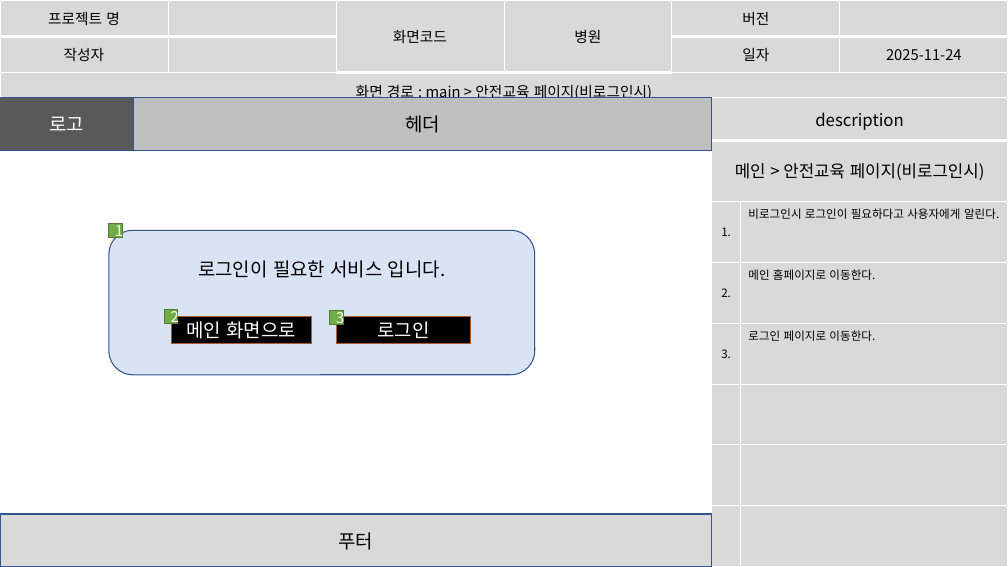
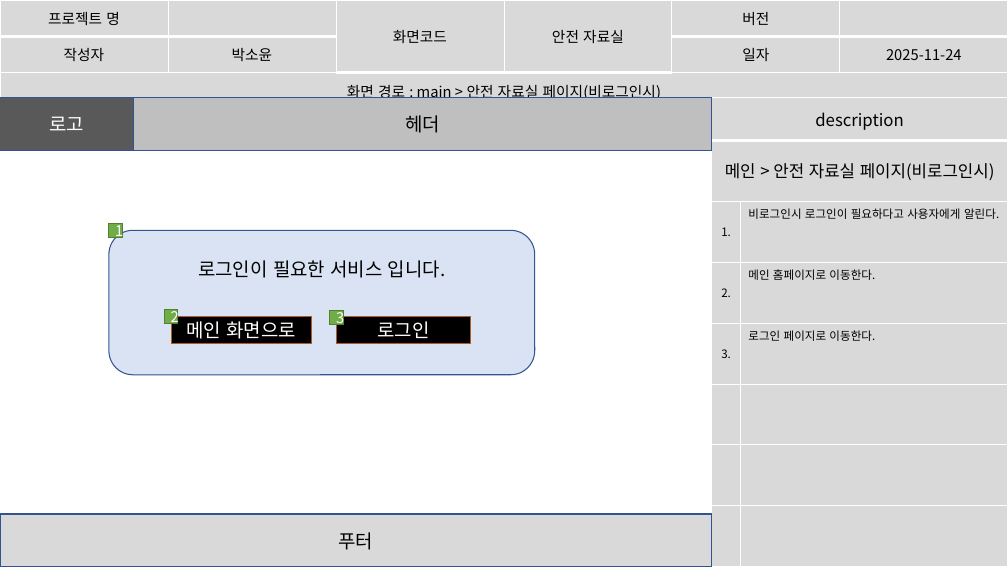
Before and after one commit to imyongchan/source, a slide deck: slide 36 of 스토리보드- 11.20/스토리보드_종합중 (2).pptx (slide 31 before the commit). Drawn at 1008x567 pixels with LibreOffice and Linux fonts; fonts in the diff are those of the drawing. Boxes give left, top, right and bottom in pixels: in the first picture for what was removed or moved away, otherwise in the second. Text is boxed around its words. In the diff, an @@ line names an element or a change of style, - is before the commit and + after.

```diff
--- a/스토리보드- 11.20/스토리보드_종합중 (2).pptx
+++ b/스토리보드- 11.20/스토리보드_종합중 (2).pptx
@@ table at [0, 0, 1007, 115] @@
-row 1, column 4: 병원
+row 1, column 4: 안전 자료실
-row 2, column 2: 
+row 2, column 2: 박소윤
-row 3, column 1: 화면 경로 : main > 안전교육 페이지(비로그인시)
+row 3, column 1: 화면 경로 : main > 안전 자료실 페이지(비로그인시)
@@ table at [712, 98, 1008, 567] @@
-row 2, column 1: 메인 > 안전교육 페이지(비로그인시)
+row 2, column 1: 메인 > 안전 자료실 페이지(비로그인시)
```
Also in this commit, not shown: 31 other slides changed, 14 slides added, 5 slides removed.
